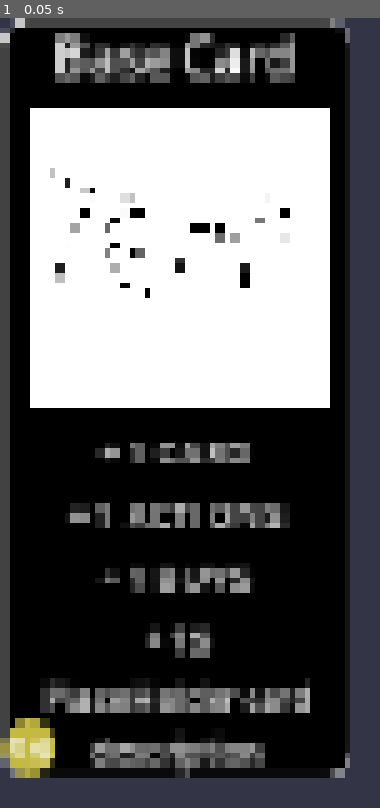
Above: before the commit, frame 1.
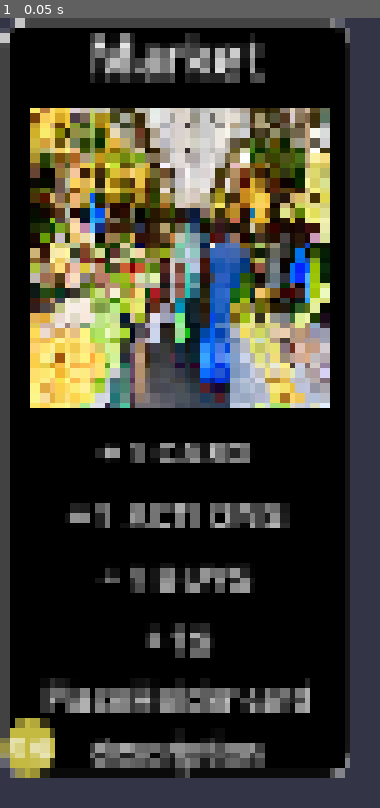
Above: after the commit, the same moment.

Repository: FrostberryGames/Dumbinion
Game: Godot game, scene res://Scenes/Cards/market.tscn
The game is run twice, just before and just after one commit, with the same random seed, the same clock (stepped at 60 frames per second) and the same inputs. This scene is started directly instead of the project's main scene.
Inputs:
- Up to frame 1 (0.05 s): no input

The runs differ from the first frame. In frame 1, 32% of the frame differs, in the area x 7-87%, y 1-50%.

Commit message:
opps i forgor

Diff:
--- a/Scenes/Cards/market.tscn
+++ b/Scenes/Cards/market.tscn
@@ -1,6 +1,7 @@
-[gd_scene load_steps=2 format=3 uid="uid://bnwk7ohkqiwye"]
+[gd_scene load_steps=3 format=3 uid="uid://bnwk7ohkqiwye"]
 
 [ext_resource type="PackedScene" uid="uid://djkm75sn2env" path="res://Scenes/base_card.tscn" id="1_78yvq"]
+[ext_resource type="Texture2D" uid="uid://gpojmpmqfjxg" path="res://Assets/Card Images/market_art.jpg" id="2_hoeaa"]
 
 [node name="Market" instance=ExtResource("1_78yvq")]
 anchors_preset = 0
@@ -9,3 +10,12 @@
 buys = 1
 money = 1
 cost = 5
+
+[node name="CardName" parent="VBoxContainer" index="0"]
+text = "Market"
+
+[node name="TextureRect" parent="VBoxContainer/MarginContainer" index="0"]
+texture = ExtResource("2_hoeaa")
+
+[node name="CardCost" parent="." index="1"]
+text = "5$"
